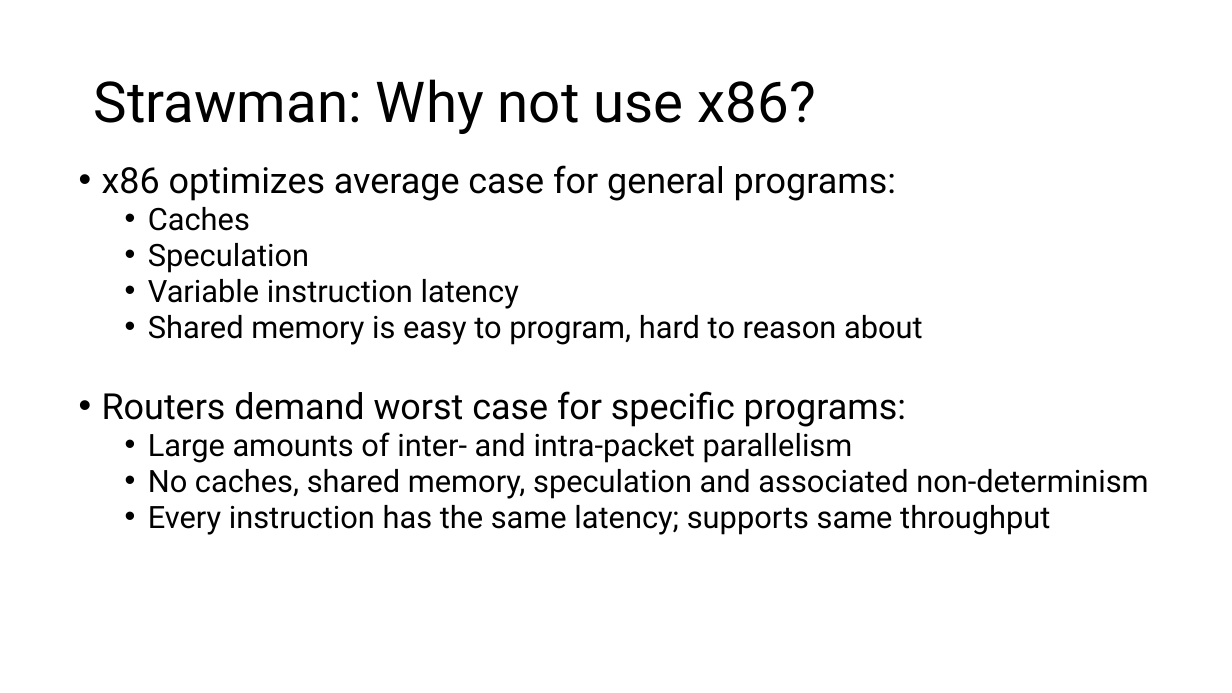
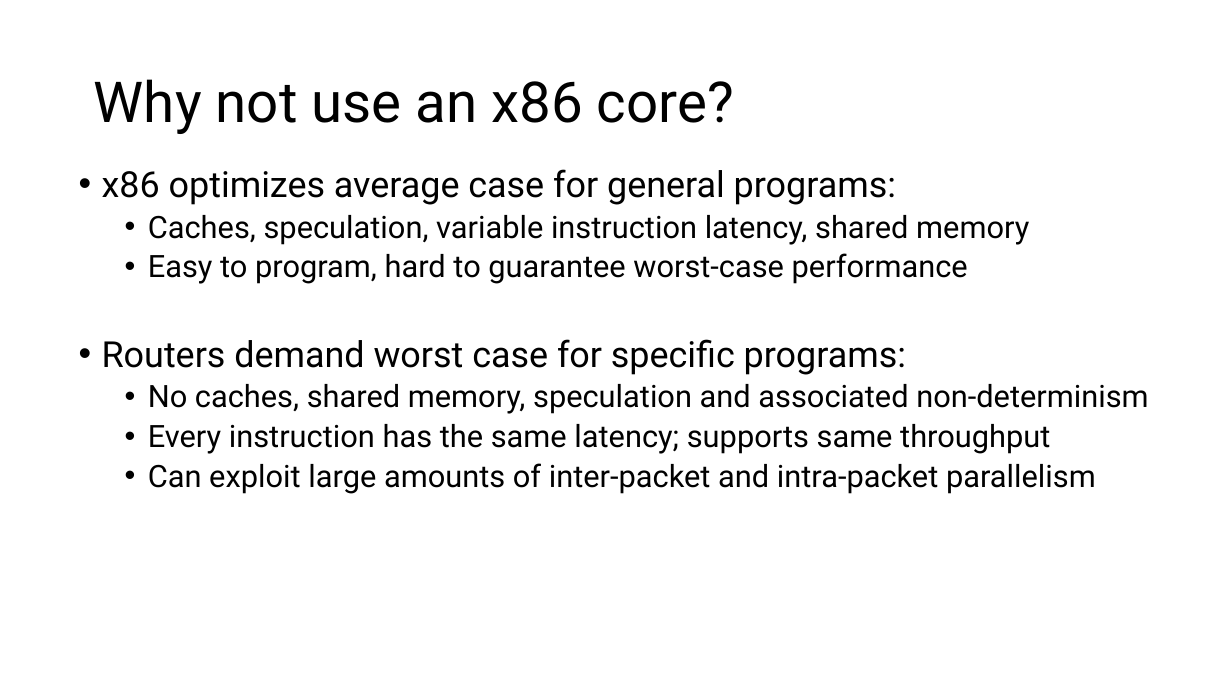
Before and after one commit to anirudhSK/pifo-domino-marple-ppts, a slide deck: slide 30 of combined_domino_pifo.pptx (slide 11 before the commit). Drawn at 1232x693 pixels with LibreOffice and Linux fonts; fonts in the diff are those of the drawing. Boxes give left, top, right and bottom in pixels: in the first picture for what was removed or moved away, otherwise in the second. Text is boxed around its words. In the diff, an @@ line names an element or a change of style, - is before the commit and + after.

```diff
--- a/combined_domino_pifo.pptx
+++ b/combined_domino_pifo.pptx
@@ text at [94, 79, 734, 134]: text changed @@
-Strawman: Why not use x86?
+Why not use an x86 core?
@@ text at [102, 169, 1148, 454]: line spacing 0.8 to 0.9 @@
@@ text at [148, 215, 1029, 284]: text changed @@
-    • Caches
-    • Speculation
-    • Variable instruction latency
-    • Shared memory is easy to program, hard to reason about
+    • Caches, speculation, variable instruction latency, shared memory
+    • Easy to program, hard to guarantee worst-case performance
@@ text at [148, 432, 853, 463]: paragraph removed @@
-    • Large amounts of inter- and intra-packet parallelism
@@ text at [148, 463, 1096, 494]: paragraph added @@
+    • Can exploit large amounts of inter-packet and intra-packet parallelism
```
Also in this commit, not shown: 10 other slides changed.
